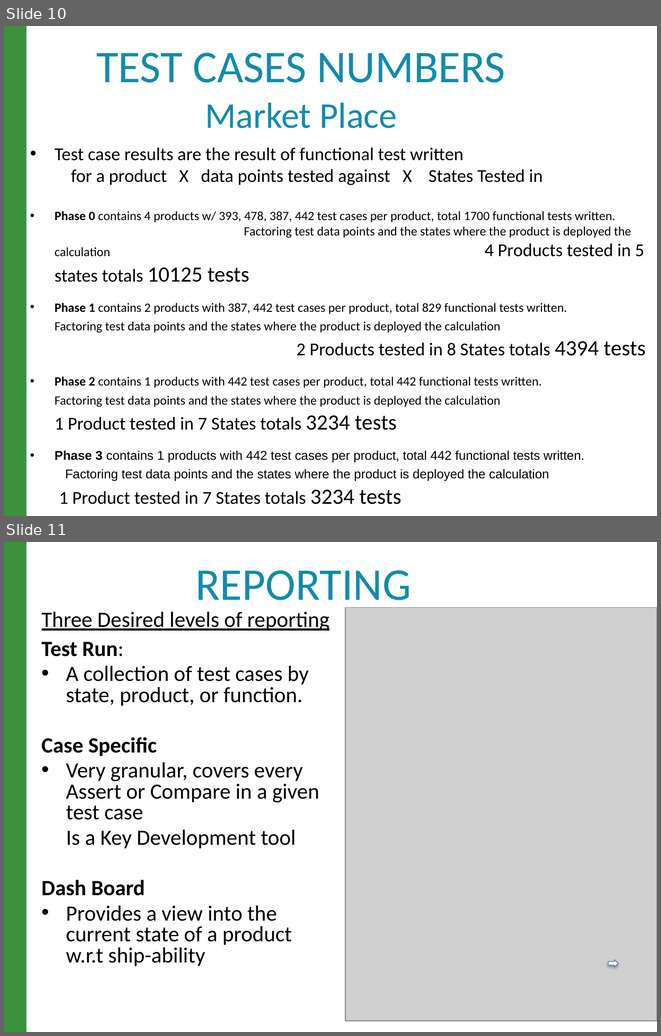
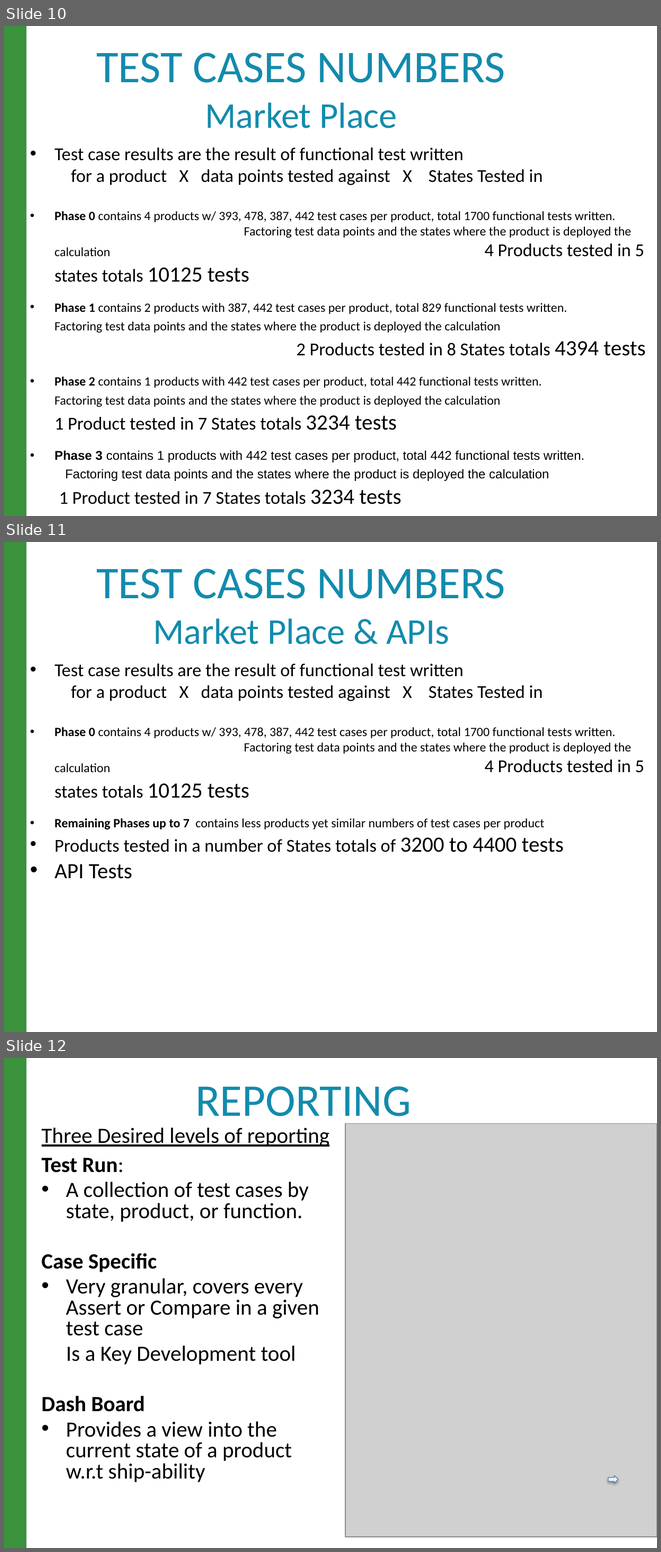
Before and after one commit to raghav9329/mainProf, a slide deck: CurrentWork_Delta/CX_StrategyPowerPoint.pptx. Shown one above the other, each under a label of ours: slides 10 and 11 before the commit, slides 10, 11 and 12 after it. The pictures are 661x1036 and 661x1552 pixels, drawn with LibreOffice and Linux fonts; fonts in the diff are those of the drawing; grey boxes stand for pictures. Boxes give left, top, right and bottom in pixels: in the first picture for what was removed or moved away, otherwise in the second. Text is boxed around its words. In the diff, an @@ line names an element or a change of style, - is before the commit and + after.

Commit message:
5/15/18 added a page for API tests

```diff
--- a/CurrentWork_Delta/CX_StrategyPowerPoint.pptx
+++ b/CurrentWork_Delta/CX_StrategyPowerPoint.pptx
@@ slide 11 added at (x1=4, y1=542, x2=657, y2=1032), background #FFFFFF; not listed: 1 template element that a slide beside it also shows @@
@@ title added at (x1=96, y1=568, x2=505, y2=644), 50 pt, text #128BAD @@
+TEST CASES NUMBERS
+Market Place & APIs
@@ text added at (x1=54, y1=663, x2=644, y2=879), 14 pt, text #000000 @@
+• Test case results are the result of functional test written for a product X data points tested against X States Tested in
+• Phase 0 contains 4 products w/ 393, 478, 387, 442 test cases per product, total 1700 functional tests written. Factoring test data points and the states where the product is deployed the calculation 4 Products tested in 5 states totals 10125 tests
+• Remaining Phases up to 7 contains less products yet similar numbers of test cases per product
+• Products tested in a number of States totals of 3200 to 4400 tests
+• API Tests
@@ what was slide 11 is now slide 12 @@
```
Also in this commit, not shown: 1 slide changed.
